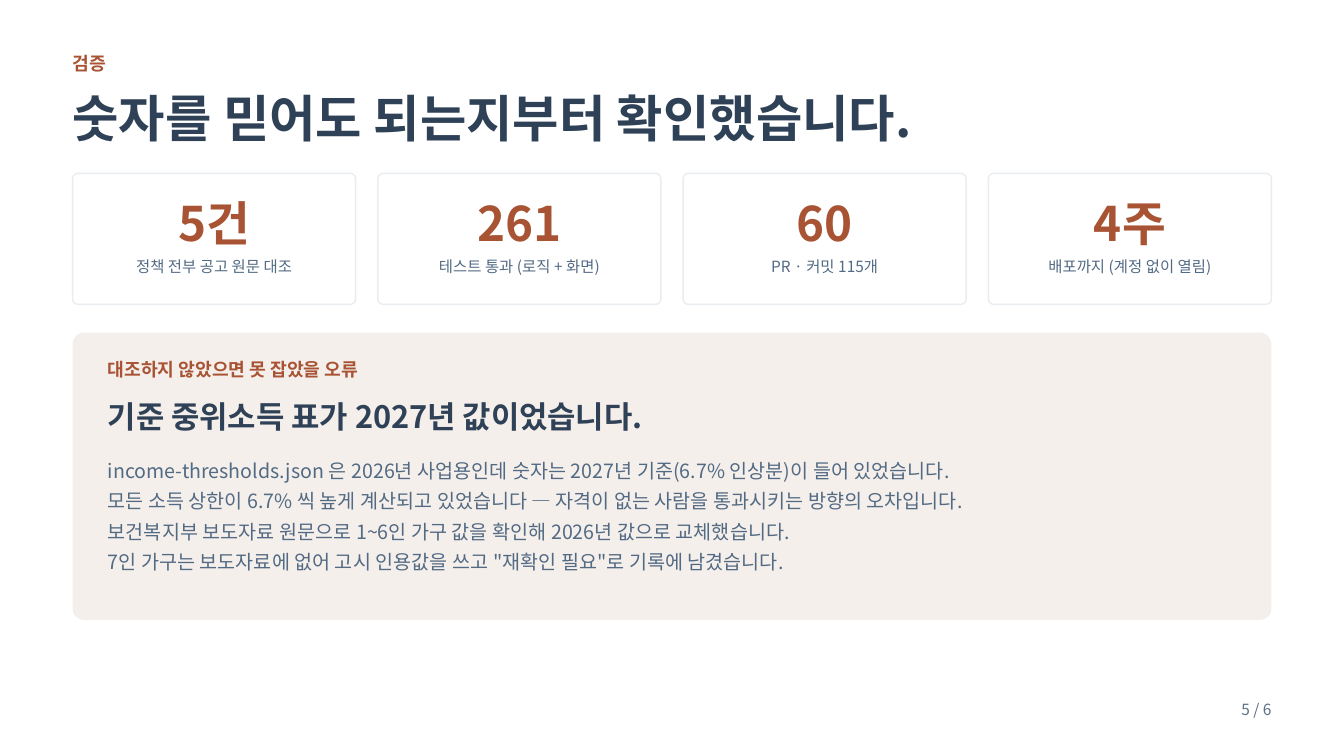
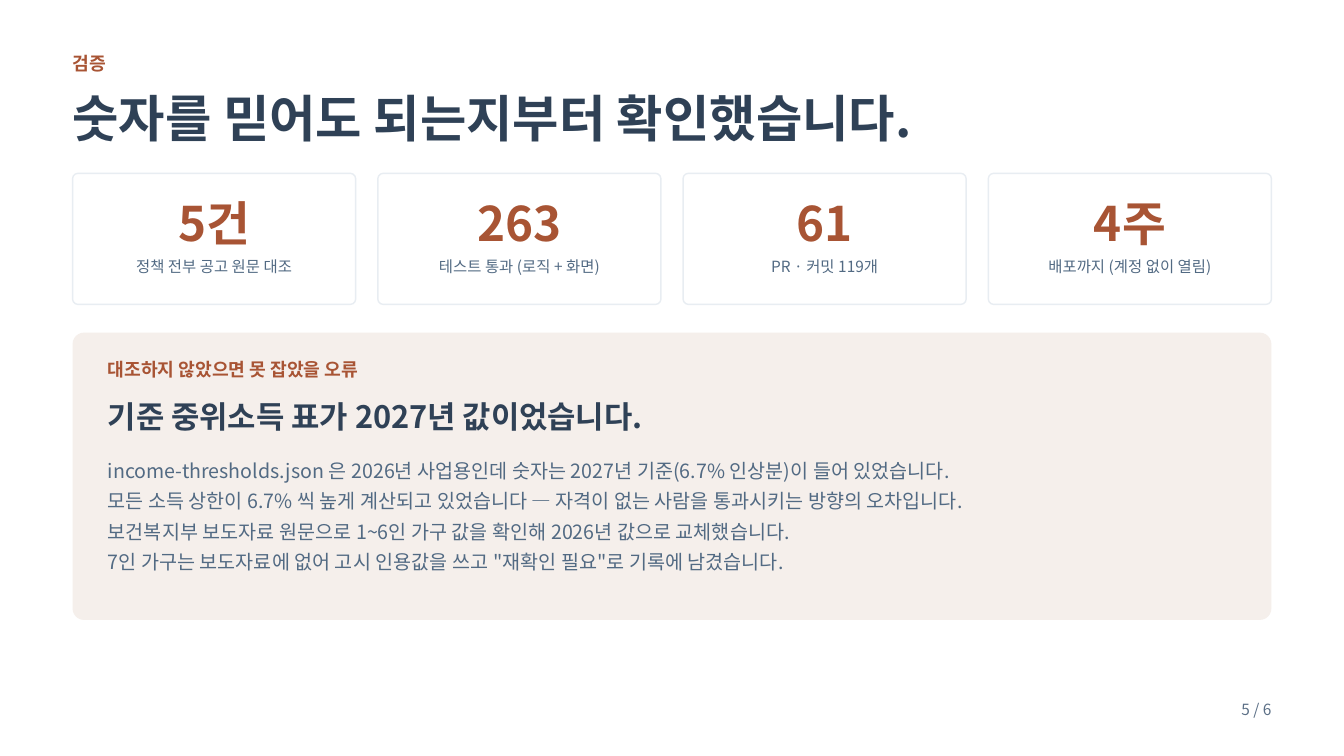
Before and after one commit to Campus-AX-Ton-wku/Wonvengers, a slide deck: slide 5 of docs/발표/Perky_IR덱.pptx. Drawn at 1344x756 pixels with LibreOffice and Linux fonts; fonts in the diff are those of the drawing. Boxes give left, top, right and bottom in pixels: in the first picture for what was removed or moved away, otherwise in the second. Text is boxed around its words. In the diff, an @@ line names an element or a change of style, - is before the commit and + after.

Commit message:
docs: 덱 통계를 PR #61 머지 시점 값으로 (테스트 263 · PR 61 · 커밋 119)

```diff
--- a/docs/발표/Perky_IR덱.pptx
+++ b/docs/발표/Perky_IR덱.pptx
@@ text at [477,205,561,242]: text changed @@
-261
+263
@@ text at [797,205,853,242]: text changed @@
-60
+61
@@ text at [771,259,878,273]: text changed @@
-PR · 커밋 115개
+PR · 커밋 119개
```
Also in this commit, not shown: 1 other file.
